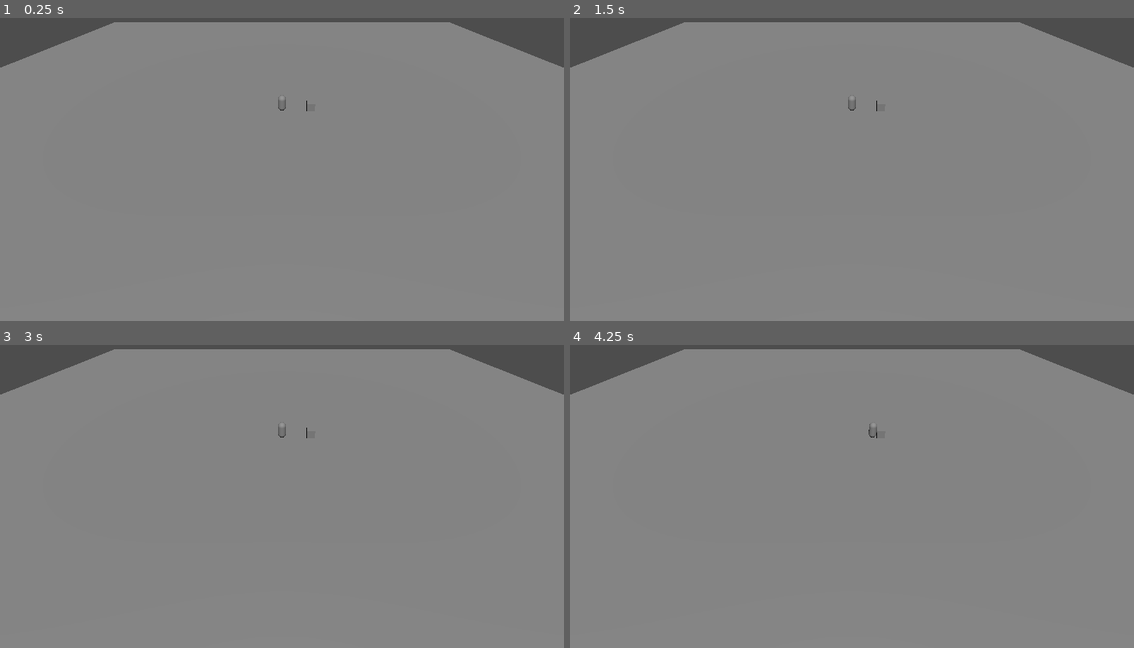
Above: before the commit, frames 1-4 (two rows, left to right).
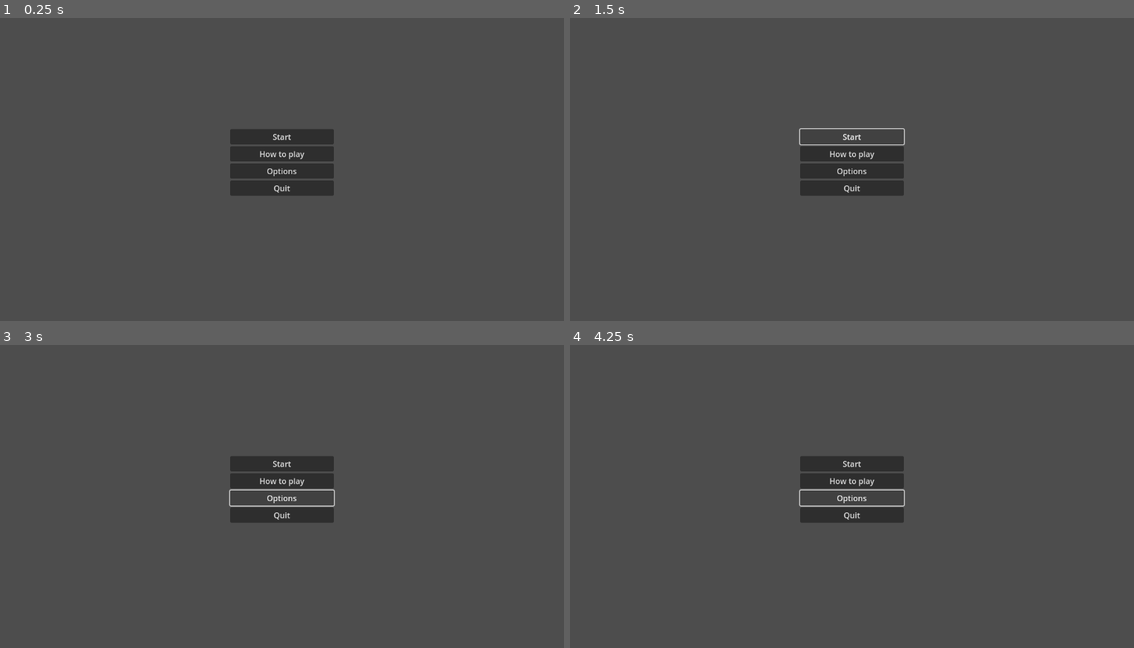
Above: after the commit, the same moments.

Repository: gams-n-such/LD55
Game: Godot game, scene res://Menu/main_menu.tscn
Same seed, same stepped clock (60 frames per second), same inputs: the game is played once before the commit and once after it. Before the commit the project starts from res://Levels/sandbox.tscn.
Inputs (mouse positions are in pixels of both pictures, inside the frame that each line leads up to):
- Up to frame 1 (0.25 s): no input
- Up to frame 2 (1.5 s): click (852, 154) at 0.5 s, where only the run after the commit has a clickable "How to play"; click (852, 136) at 1.25 s, where only the run after the commit has a clickable "Start"
- Up to frame 3 (3 s): click (282, 463) at 2 s, where only the run after the commit has a clickable "Start"; click (282, 496) at 2.75 s, where only the run after the commit has a clickable "Options"
- Up to frame 4 (4.25 s): hold D (right) from 3.53 s (still down)

The runs differ from the first frame. In frame 1, 95% of the frame differs, in the area x 0-100%, y 1-100%; in frame 2, 95%; in frame 3, 95%; in frame 4, 95%.
Error after the commit: Compile Error: (res://Menu/main_menu.tscn::GDScript_j4dgy:-1)

Commit message:
main menu

Diff:
--- /dev/null
+++ b/Menu/HowToPlay/HowToPlay.gd
@@ -0,0 +1,15 @@
+extends Control
+
+
+# Called when the node enters the scene tree for the first time.
+func _ready():
+	pass # Replace with function body.
+
+
+# Called every frame. 'delta' is the elapsed time since the previous frame.
+func _process(delta):
+	pass
+
+
+func _on_button_pressed():
+	Game.switch_to_menu_level()
--- /dev/null
+++ b/Menu/HowToPlay/HowToPlay.tscn
@@ -0,0 +1,41 @@
+[gd_scene load_steps=2 format=3 uid="uid://x4qydo4x8oi5"]
+
+[ext_resource type="Script" path="res://Menu/HowToPlay/HowToPlay.gd" id="1_wu27i"]
+
+[node name="HowToPlay" type="Control"]
+layout_mode = 3
+anchors_preset = 15
+anchor_right = 1.0
+anchor_bottom = 1.0
+grow_horizontal = 2
+grow_vertical = 2
+script = ExtResource("1_wu27i")
+
+[node name="VBoxContainer" type="VBoxContainer" parent="."]
+layout_mode = 1
+anchors_preset = -1
+anchor_right = 1.0
+anchor_bottom = 1.0
+offset_left = 20.0
+offset_top = 20.0
+offset_right = -20.0
+offset_bottom = -20.0
+grow_horizontal = 2
+grow_vertical = 2
+
+[node name="Label" type="Label" parent="VBoxContainer"]
+custom_minimum_size = Vector2(720, 480)
+layout_mode = 2
+size_flags_vertical = 1
+text = "Sed ut perspiciatis unde omnis iste natus error sit voluptatem accusantium doloremque laudantium, totam rem aperiam, eaque ipsa quae ab illo inventore veritatis et quasi architecto beatae vitae dicta sunt explicabo. Nemo enim ipsam voluptatem quia voluptas sit aspernatur aut odit aut fugit, sed quia consequuntur magni dolores eos qui ratione voluptatem sequi nesciunt. Neque porro quisquam est, qui dolorem ipsum quia dolor sit amet, consectetur, adipisci velit, sed quia non numquam eius modi tempora incidunt ut labore et dolore magnam aliquam quaerat voluptatem. Ut enim ad minima veniam, quis nostrum exercitationem ullam corporis suscipit laboriosam, nisi ut aliquid ex ea commodi consequatur? Quis autem vel eum iure reprehenderit qui in ea voluptate velit esse quam nihil molestiae consequatur, vel illum qui dolorem eum fugiat quo voluptas nulla pariatur?"
+horizontal_alignment = 1
+autowrap_mode = 2
+
+[node name="Button" type="Button" parent="VBoxContainer"]
+custom_minimum_size = Vector2(100, 50)
+layout_mode = 2
+size_flags_horizontal = 4
+size_flags_vertical = 10
+text = "Back to main menu"
+
+[connection signal="pressed" from="VBoxContainer/Button" to="." method="_on_button_pressed"]
--- a/project.godot
+++ b/project.godot
@@ -11,9 +11,13 @@
 [application]
 
 config/name="LD_55"
-run/main_scene="res://Levels/sandbox.tscn"
+run/main_scene="res://Menu/main_menu.tscn"
 config/features=PackedStringArray("4.2", "GL Compatibility")
 config/icon="res://icon.svg"
+
+[autoload]
+
+Game="*res://Core/game.gd"
 
 [input]
 
Renamed: main_menu.gd -> Menu/main_menu.gd
Renamed: main_menu.tscn -> Menu/main_menu.tscn
